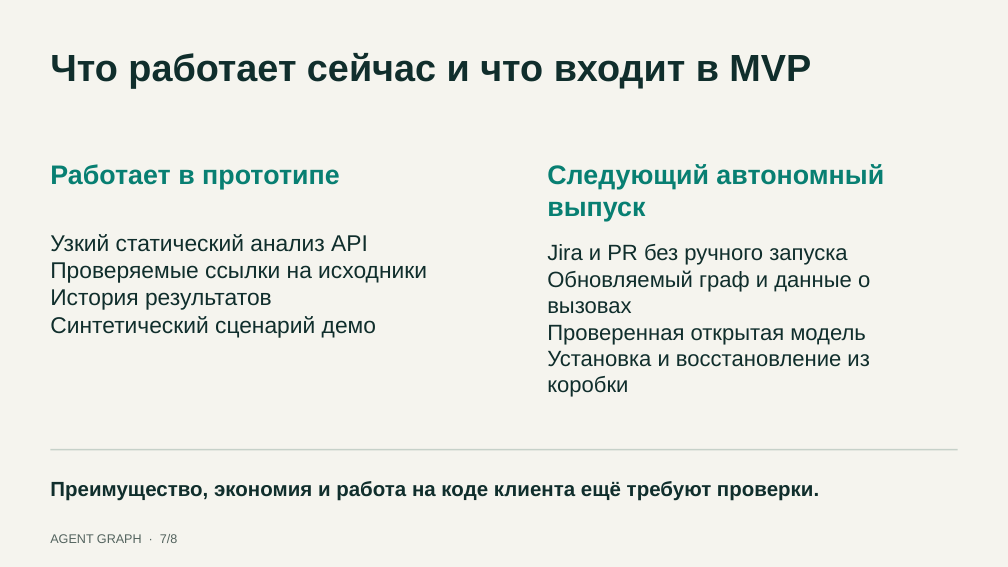
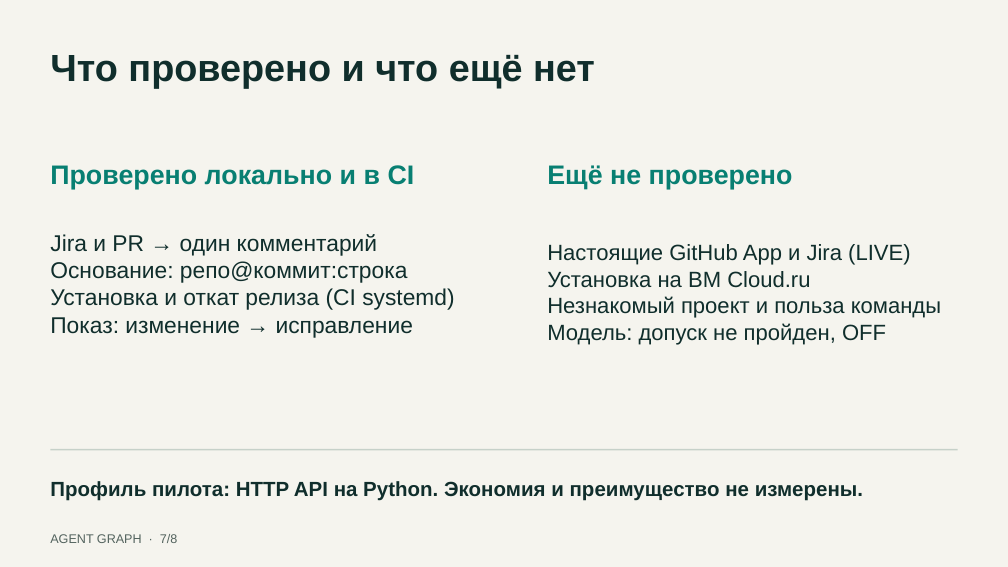
Before and after one commit to rengalaxies/agent, a slide deck: slide 7 of docs/product/pilot/presentation/pilot-presentation.pptx. Drawn at 1008x567 pixels with LibreOffice and Linux fonts; fonts in the diff are those of the drawing. Boxes give left, top, right and bottom in pixels: in the first picture for what was removed or moved away, otherwise in the second. Text is boxed around its words. In the diff, an @@ line names an element or a change of style, - is before the commit and + after.

```diff
--- a/docs/product/pilot/presentation/pilot-presentation.pptx
+++ b/docs/product/pilot/presentation/pilot-presentation.pptx
@@ text at [50, 55, 595, 88]: text changed @@
-Что работает сейчас и что входит в MVP
+Что проверено и что ещё нет
@@ text at [50, 165, 415, 189]: text changed @@
-Работает в прототипе
+Проверено локально и в CI
@@ text at [547, 165, 793, 189]: text changed @@
-Следующий автономный выпуск
+Ещё не проверено
@@ text at [50, 234, 454, 338]: text changed @@
-Узкий статический анализ API
-Проверяемые ссылки на исходники
-История результатов
-Синтетический сценарий демо
+Jira и PR → один комментарий
+Основание: репо@коммит:строка
+Установка и откат релиза (CI systemd)
+Показ: изменение → исправление
@@ text at [547, 244, 941, 345]: text changed @@
-Jira и PR без ручного запуска
-Обновляемый граф и данные о вызовах
-Проверенная открытая модель
-Установка и восстановление из коробки
+Настоящие GitHub App и Jira (LIVE)
+Установка на ВМ Cloud.ru
+Незнакомый проект и польза команды
+Модель: допуск не пройден, OFF
@@ text at [50, 481, 863, 501]: text changed @@
-Преимущество, экономия и работа на коде клиента ещё требуют проверки.
+Профиль пилота: HTTP API на Python. Экономия и преимущество не измерены.
```
Also in this commit, not shown: 4 other slides changed, 8 other files.
